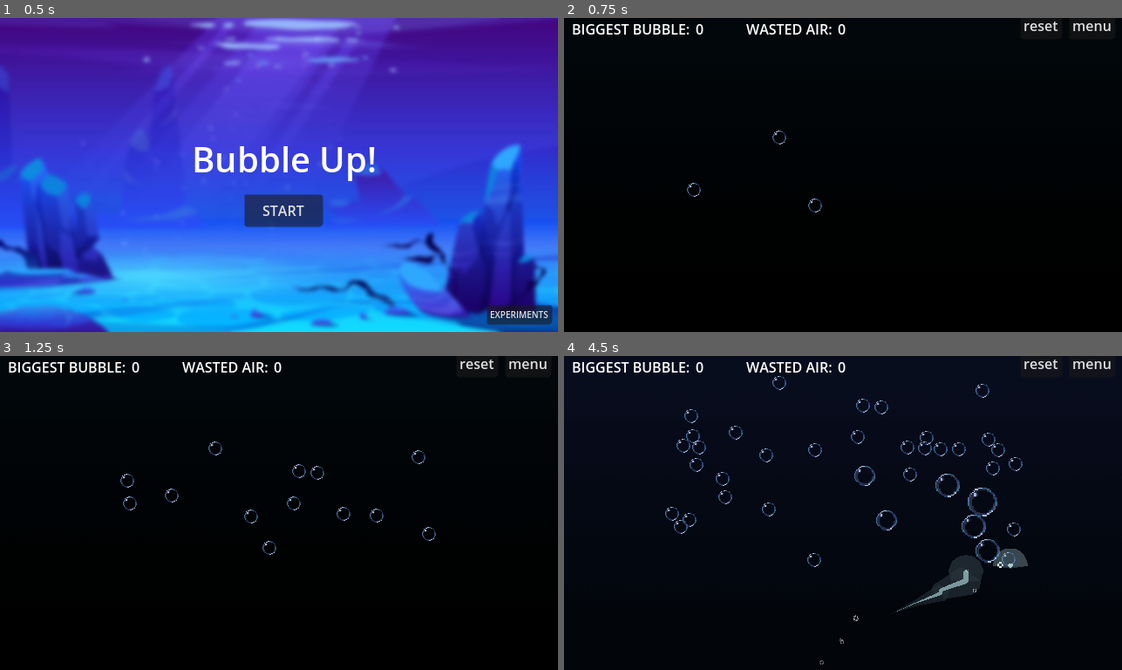
Above: before the commit, frames 1-4 (two rows, left to right).
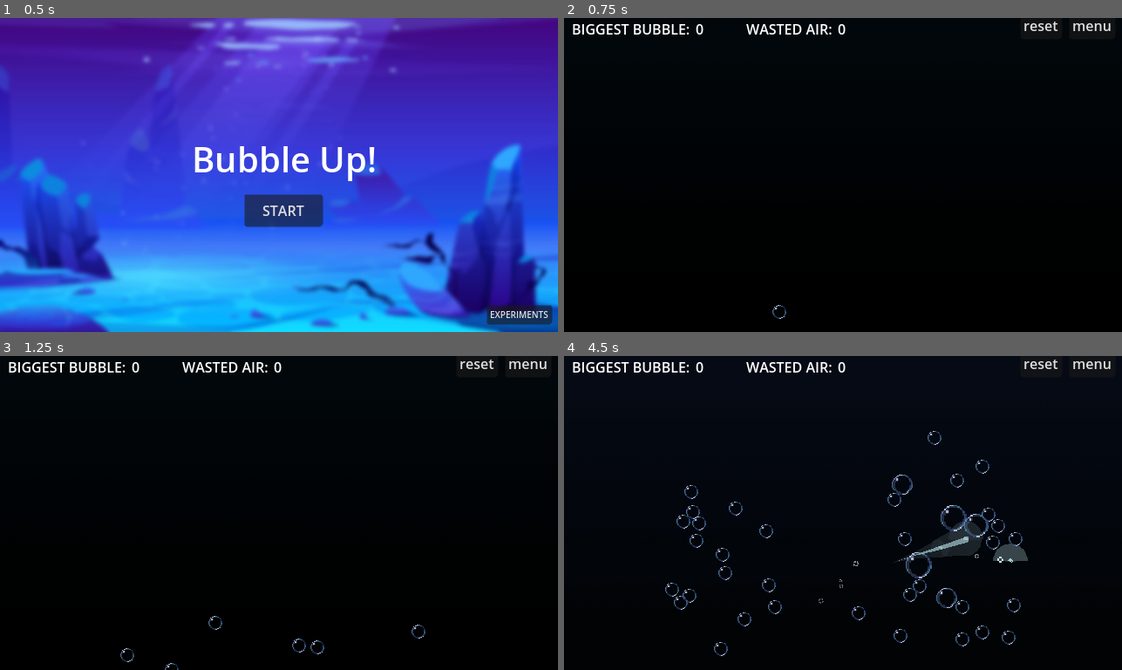
Above: after the commit, the same moments.

Repository: outrightmental/ggj25-bubble-up
Game: Godot game, scene res://scenes/main.tscn
Same seed, same stepped clock (60 frames per second), same inputs: the game is played once before the commit and once after it.
Inputs (mouse positions are in pixels of both pictures, inside the frame that each line leads up to):
- Up to frame 1 (0.5 s): no input
- Up to frame 2 (0.75 s): click "START" at 0.5 s
- Up to frame 3 (1.25 s): no input
- Up to frame 4 (4.5 s): move the mouse to (965, 497) at 1.27 s; click (965, 497) at 1.35 s; drag from (731, 528) to (965, 497) at 2.02 s; move the mouse to (898, 443) at 2.77 s; click (898, 443) at 2.85 s; drag from (815, 575) to (965, 531) at 3.52 s; move the mouse to (1010, 560) at 4.27 s; click (1010, 560) at 4.35 s

Frame 1 is identical in both runs. In frame 2, 0.1% of the frame differs, in the area x 22-47%, y 35-96%; in frame 3, 0.6%; in frame 4, 5.0%, in the area x 18-84%, y 6-99%.

Commit message:
fix bubble emitter pos

Diff:
--- a/scenes/levels/demo.tscn
+++ b/scenes/levels/demo.tscn
@@ -59,7 +59,7 @@
 [node name="Timer" type="Timer" parent="."]
 
 [node name="BubbleEmitter" type="Node2D" parent="."]
-position = Vector2(320, 4800)
+position = Vector2(320, 5000)
 script = ExtResource("3_t4t02")
 spawn_rate = 20.0
 max_bubbles = 50
